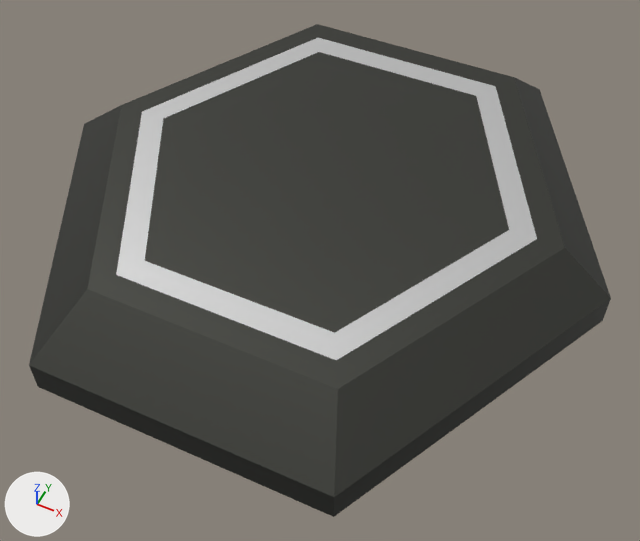
Renders of the FBX model Assets/Resources/Meshes/ExtractorGround1.fbx from each side of a commit.
Before and after are seen from a 50 mm lens placed at (5.074, -6.218, 1.863), pointed at (4.266, -4.602, -0.157). Arrows for +X, +Y and +Z are at lower left; the lights stay in place. Where no turn or scale is listed for an object, it has been applied to the vertices.

Names of what the first picture shows: 'ExtractGround.001'.
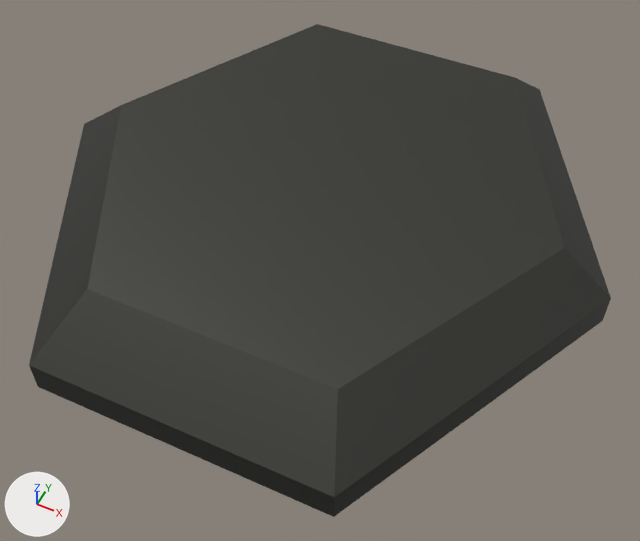
The newer file is also turned or shifted as a whole; pictures and numbers use the older file's frame.

Location of each change, (x1, y1, x2, y2) in pixels of the pictures (640 x 541 px):
part 1 of me_cylinder_009, recoloured
    both: (116, 38, 537, 360)

The change in detail:
me_cylinder_009 has 30 vertices, 26 faces and spans x -0.89..0.89, y -0.87..0.87, z -0.01..0.24.
me_cylinder_009 is used by ob_extractground_001; location (4.201, -4.464, -0.137).
me_cylinder_009 part 1: all 6 faces that had it switch from mat_playercolor (white #e7e7e7) to mat_unitframematerial (picture img_paletteunits_png).
